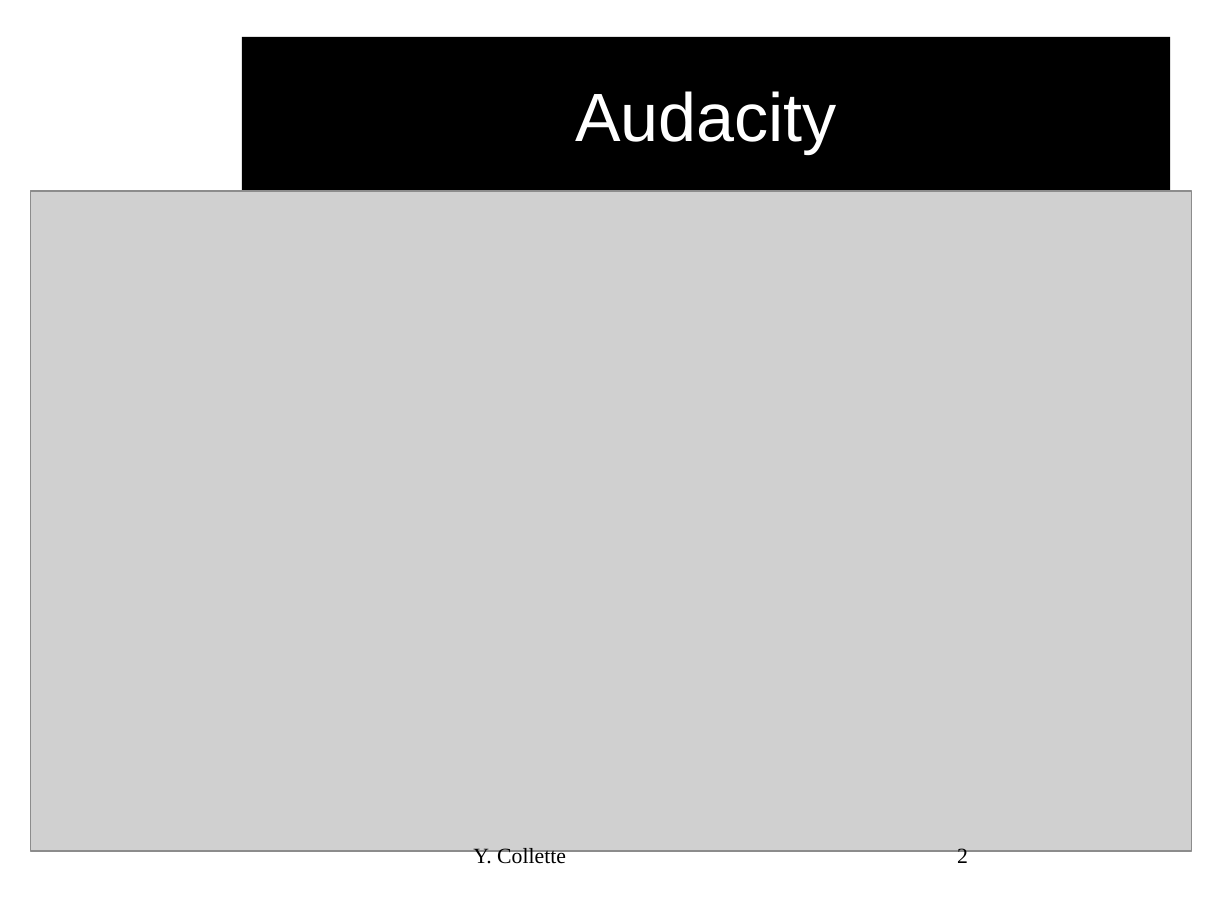
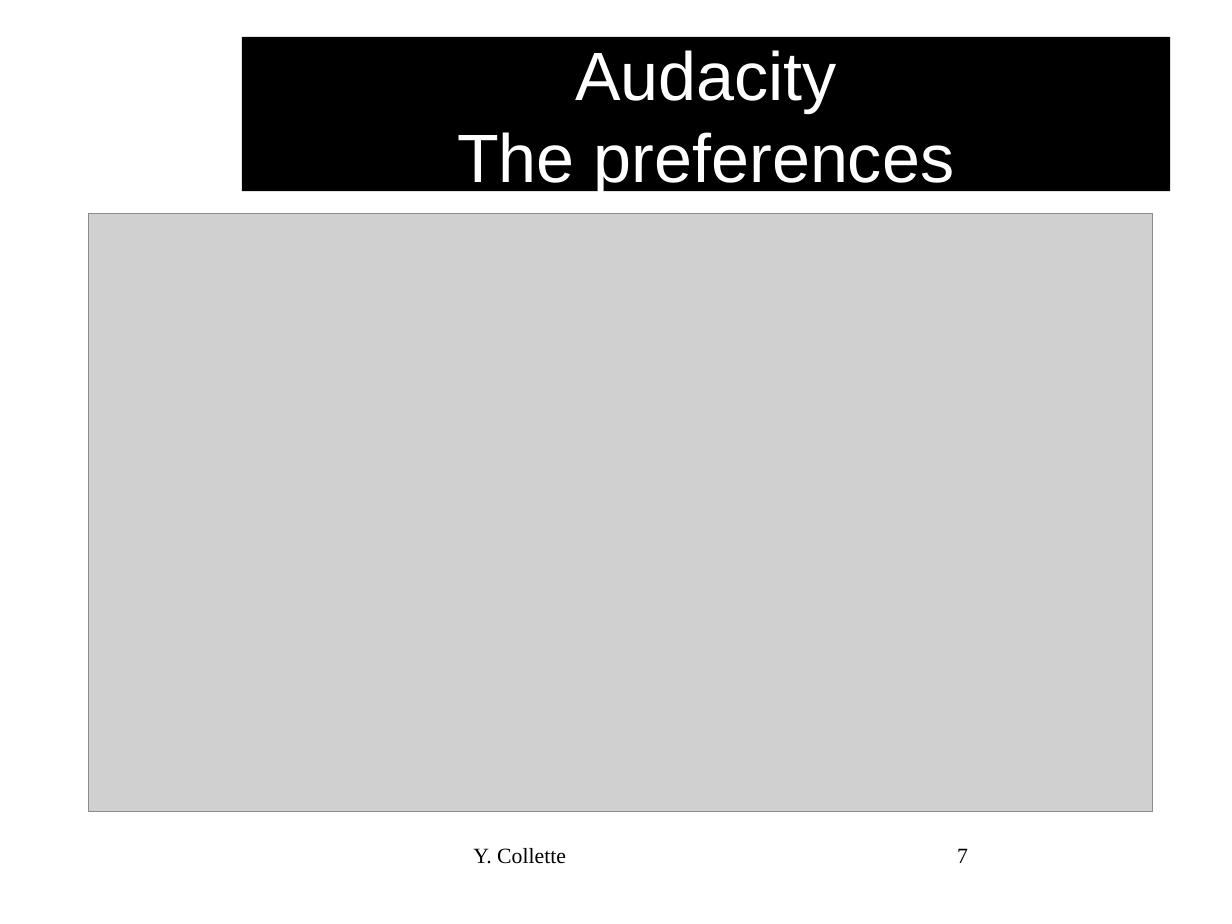
Before and after one commit to audinux/audinux.github.io, a slide deck: slide 7 of workshop/audio/Audacity.odp (slide 2 before the commit). Drawn at 1232x924 pixels with LibreOffice and Linux fonts; fonts in the diff are those of the drawing; grey boxes stand for pictures; background and template pictures are left out. Boxes give left, top, right and bottom in pixels: in the first picture for what was removed or moved away, otherwise in the second. Text is boxed around its words. In the diff, an @@ line names an element or a change of style, - is before the commit and + after.

```diff
--- a/workshop/audio/Audacity.odp
+++ b/workshop/audio/Audacity.odp
@@ title at [457,50,954,194]: text changed @@
-Audacity
+Audacity
+The preferences
@@ picture: place and size @@
-picture at [31,191,1193,852]
+picture at [89,214,1154,812]
@@ page number at [957,848,968,863]: text changed @@
-2
+7
```
Also in this commit, not shown: 4 other slides changed, 8 slides added, 5 other files.
